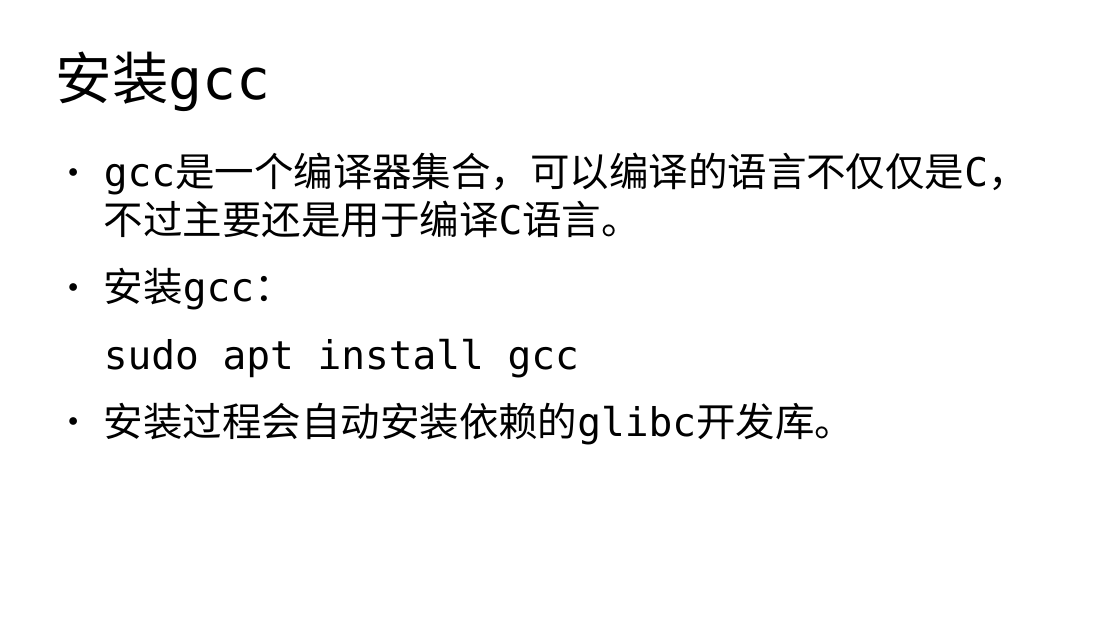
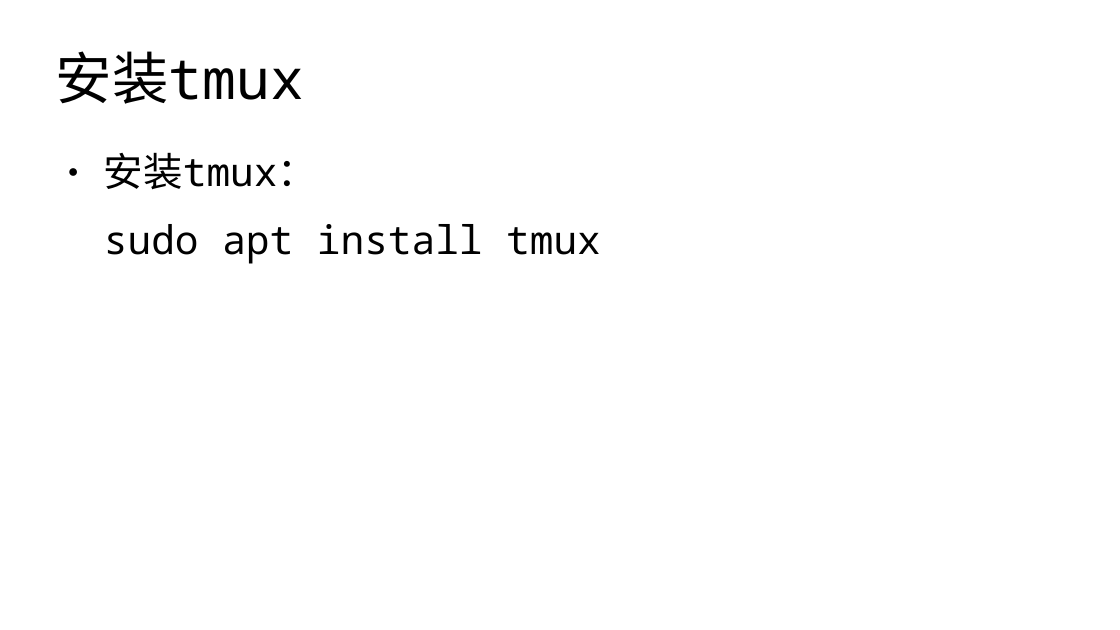
Before and after one commit to master-genius/linux-system, a slide deck: slide 3 of task/task04.odp. Drawn at 1120x630 pixels with LibreOffice and Linux fonts; fonts in the diff are those of the drawing. Boxes give left, top, right and bottom in pixels: in the first picture for what was removed or moved away, otherwise in the second. Text is boxed around its words. In the diff, an @@ line names an element or a change of style, - is before the commit and + after.

```diff
--- a/task/task04.odp
+++ b/task/task04.odp
@@ title at [56,51,304,104]: text changed; font DejaVu Sans Mono to Noto Sans Mono @@
-安装gcc
+安装tmux
@@ text at [104,152,601,264]: text changed; font DejaVu Sans Mono to Noto Sans Mono @@
-● gcc是一个编译器集合，可以编译的语言不仅仅是C，不过主要还是用于编译C语言。
-● 安装gcc：
-sudo apt install gcc
-● 安装过程会自动安装依赖的glibc开发库。
+● 安装tmux：
+sudo apt install tmux
```
Also in this commit, not shown: 1 other slide changed, 4 slides added, 4 slides removed, 4 other files.
